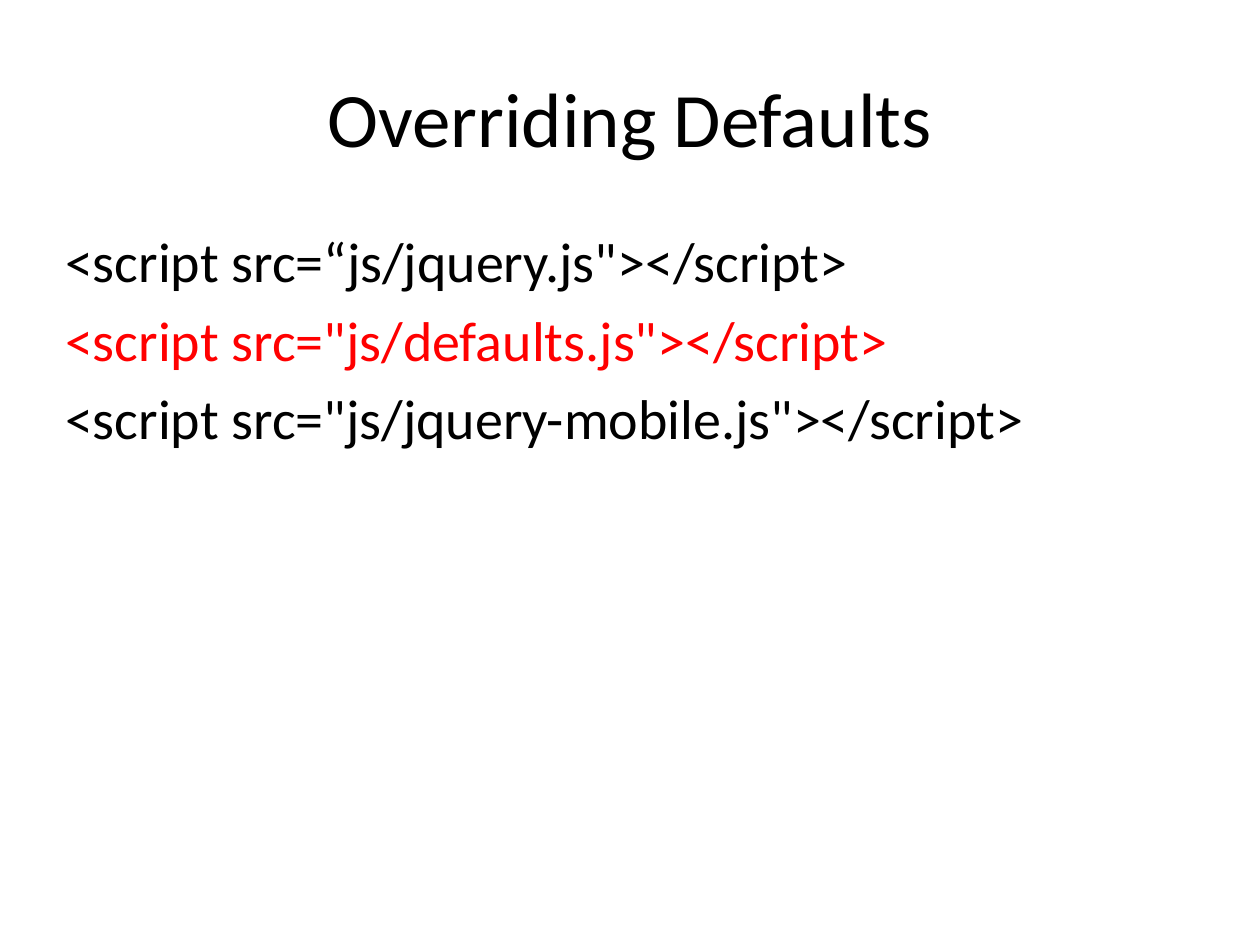
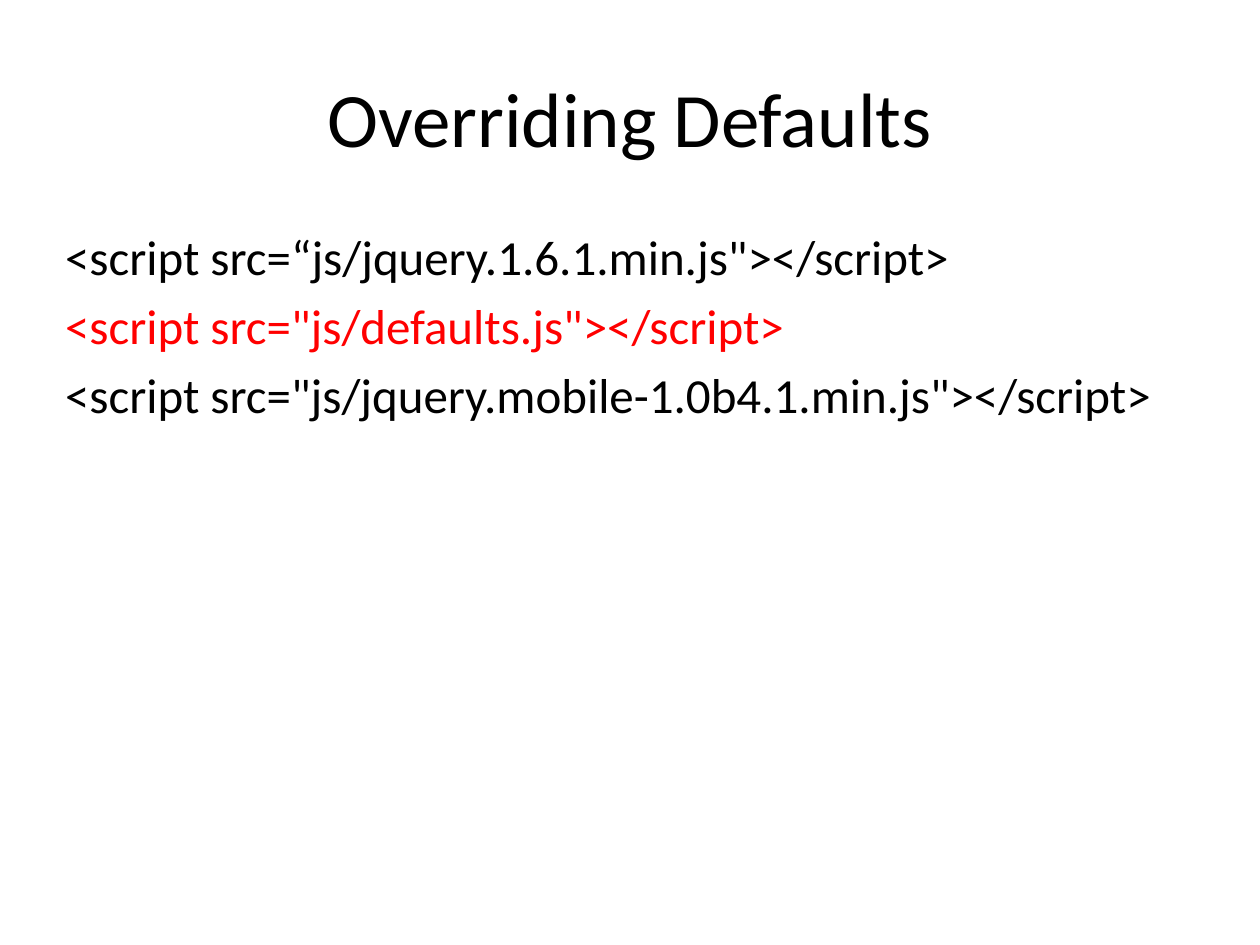
Before and after one commit to pdb2009/hvn-geolocation, a slide deck: slide 26 of documents/jQuery Mobile.pptx (slide 24 before the commit). Drawn at 1260x945 pixels with LibreOffice and Linux fonts; fonts in the diff are those of the drawing. Boxes give left, top, right and bottom in pixels: in the first picture for what was removed or moved away, otherwise in the second. Text is boxed around its words. In the diff, an @@ line names an element or a change of style, - is before the commit and + after.

```diff
--- a/documents/jQuery Mobile.pptx
+++ b/documents/jQuery Mobile.pptx
@@ text at (x1=65, y1=240, x2=948, y2=284): text changed; size 32 to 28 pt @@
-<script src=“js/jquery.js"></script>
+<script src=“js/jquery.1.6.1.min.js"></script>
@@ text at (x1=65, y1=310, x2=783, y2=353): size 32 to 28 pt in "<script src="js/defaults.js"></script>" @@
@@ text at (x1=65, y1=379, x2=1150, y2=422): text changed; size 32 to 28 pt @@
-<script src="js/jquery-mobile.js"></script>
+<script src="js/jquery.mobile-1.0b4.1.min.js"></script>
```
Also in this commit, not shown: 2 other slides changed, 3 slides added.
